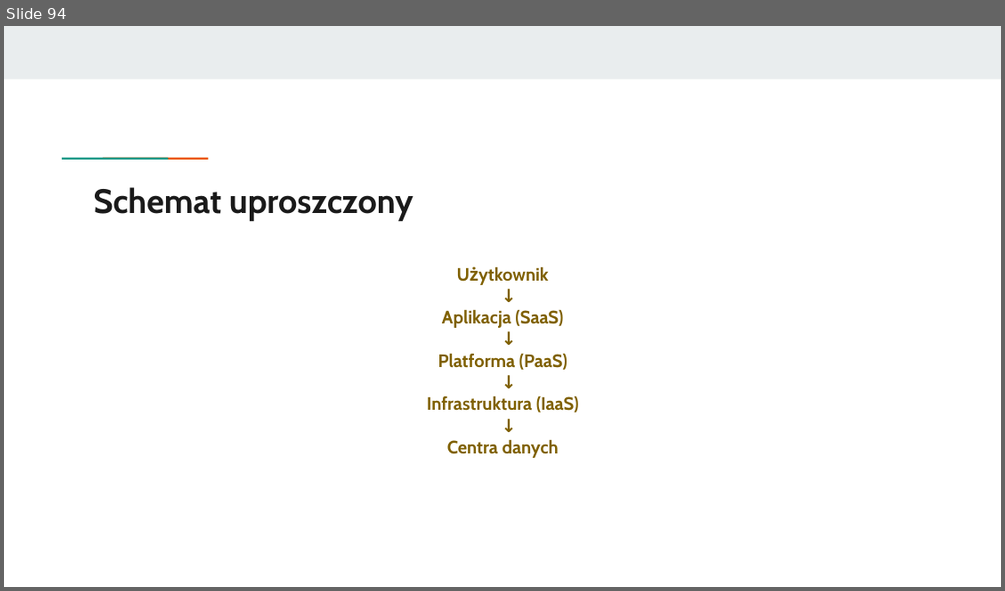
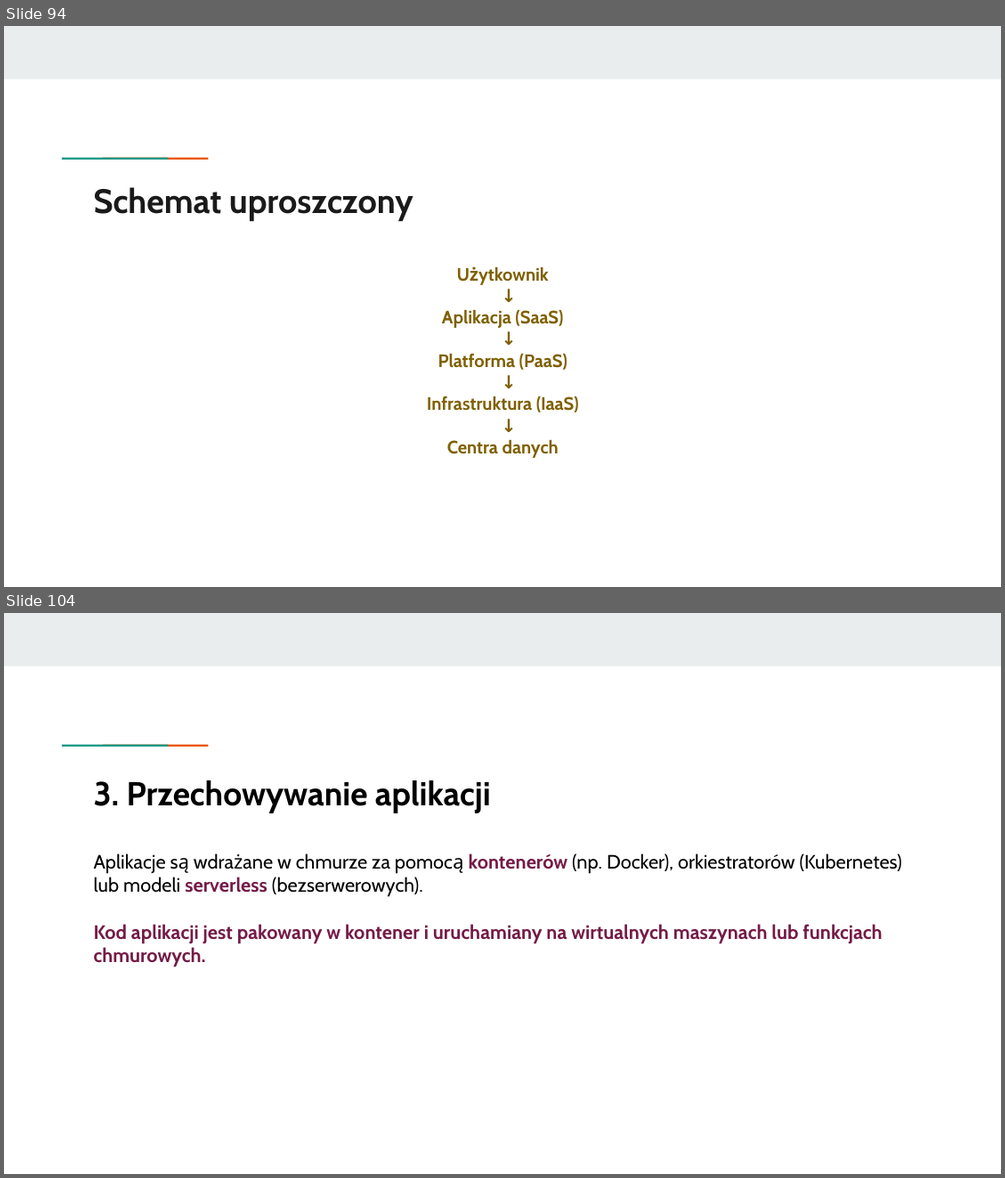
Before and after one commit to KasiaKasia/PRZEDMIOTY, a slide deck: ZASTOSOWANIE_INFORMATYKI/1A-gr_2/Zastosowanie informatyki - 1A gr. 2-plik2.pptx. Shown one above the other, each under a label of ours: slide 94 before the commit, slides 94 and 104 after it; the slides between them are not shown. The pictures are 1005x591 and 1005x1178 pixels, drawn with LibreOffice and Linux fonts; fonts in the diff are those of the drawing. Boxes give left, top, right and bottom in pixels: in the first picture for what was removed or moved away, otherwise in the second. Text is boxed around its words. In the diff, an @@ line names an element or a change of style, - is before the commit and + after.

```diff
--- a/ZASTOSOWANIE_INFORMATYKI/1A-gr_2/Zastosowanie informatyki - 1A gr. 2-plik2.pptx
+++ b/ZASTOSOWANIE_INFORMATYKI/1A-gr_2/Zastosowanie informatyki - 1A gr. 2-plik2.pptx
@@ slide 104 added at (x1=4, y1=613, x2=1001, y2=1174), background #FFFFFF; not listed: 3 template elements that a slide beside it also shows @@
@@ title added at (x1=94, y1=780, x2=491, y2=813), 24 pt, text #000000, bold @@
+3. Przechowywanie aplikacji
@@ text added at (x1=94, y1=853, x2=902, y2=966), 14 pt, text #741B47, bold @@
+Aplikacje są wdrażane w chmurze za pomocą kontenerów (np. Docker), orkiestratorów (Kubernetes) lub modeli serverless (bezserwerowych).
+Kod aplikacji jest pakowany w kontener i uruchamiany na wirtualnych maszynach lub funkcjach chmurowych.
```
Also in this commit, not shown: 13 other slides added, 1 slide removed, 1 other file.
